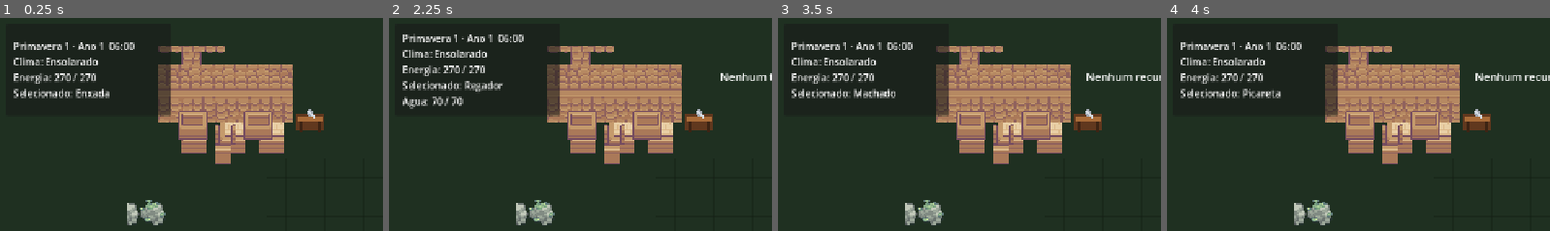
Above: before the commit, frames 1-4 (left to right).
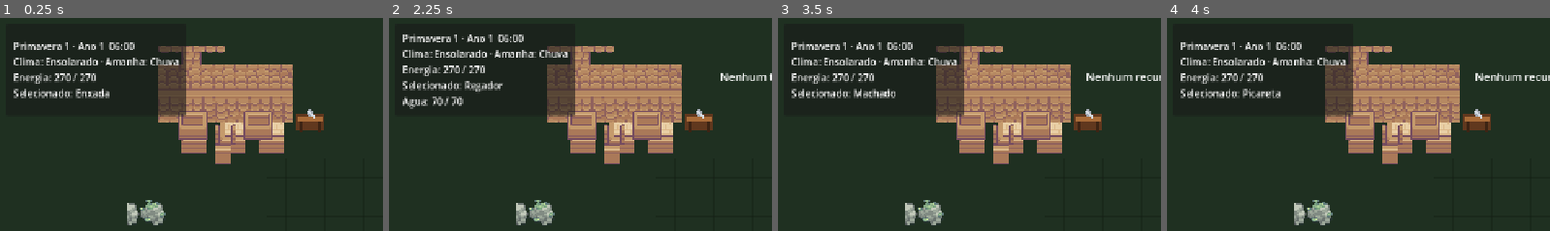
Above: after the commit, the same moments.

Repository: HelioConde/GameSlime
Game: Godot game, scene res://scenes/world/main.tscn
Two runs of this game, one before a commit and one after it. Both use one fixed random seed, a clock stepped at 60 frames per second and the inputs below.
Inputs (mouse positions are % of the whole screen's width and height, from its top left):
- Up to frame 1 (0.25 s): no input
- Up to frame 2 (2.25 s): tap Enter at 0.5 s; move the mouse to (72, 45) at 0.52 s; hold D 0.53-1.28 s; tap E at 0.6 s; click (72, 45) at 0.67 s; tap Space at 0.77, 1.25, 1.52 s; move the mouse to (30, 55) at 1.27 s; hold S 1.28-2.03 s; tap 1 at 1.35 s; move the mouse to (60, 28) at 2.02 s; hold D from 2.03 s (still down); tap 2 at 2.1 s
- Up to frame 3 (3.5 s): move the mouse to (45, 70) at 2.77 s; release D at 2.78 s; hold W from 2.78 s (still down); tap 3 at 2.85 s; click (45, 70) at 2.92 s; tap Space at 3.02 s
- Up to frame 4 (4 s): tap Enter at 3.5 s; move the mouse to (80, 65) at 3.52 s; release W at 3.53 s; hold A from 3.53 s (still down); tap 4 at 3.6 s; tap Space at 3.77 s
The pictures show only the part of the screen within x 0-50%, y 0-50%; the shares and areas given below are measured in that part.

The runs differ from the first frame. In frame 1, 1.6% of the frame differs, in the area x 26-49%, y 13-47%; in frame 2, 1.6%; in frame 3, 1.6%; in frame 4, 1.6%.

Commit message:
feat: show tomorrow weather forecast

Diff:
--- a/scripts/ui/game_hud.gd
+++ b/scripts/ui/game_hud.gd
@@ -125,10 +125,11 @@
 				player.tools.get_water_capacity(),
 			]
 
-	status_label.text = "%s  %s\nClima: %s\nEnergia: %.0f / %.0f\nSelecionado: %s%s%s" % [
+	status_label.text = "%s  %s\nClima: %s · Amanha: %s\nEnergia: %.0f / %.0f\nSelecionado: %s%s%s" % [
 		GameClock.get_date_text(),
 		GameClock.get_time_text(),
 		WeatherManager.get_weather_name(),
+		WeatherManager.get_tomorrow_weather_name(),
 		player.energy.current_energy,
 		player.energy.maximum_energy,
 		player.get_selected_item_name(),
